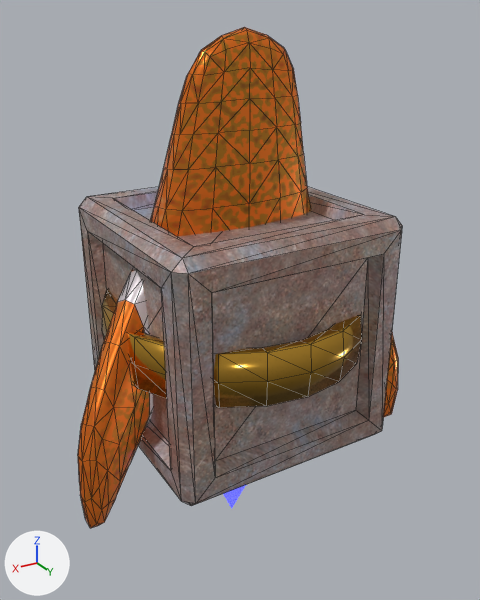
The glTF model assets/models.glb: old version first, new version second.
Camera for both pictures: a camera (50 mm lens) standing at (2.68, 4.58, 2.44) and looking at (-0.06, 0.01, 0.16). Arrows for +X, +Y and +Z are at lower left; the lights stay in place. The older version comes first. Mesh edges are drawn as thin lines. Objects named as collision shapes, trigger or cutter boxes, shadow casters or lower levels of detail are left out. Where no turn or scale is listed for an object, it has been applied to the vertices. Vertices at exactly the same position are counted once.

The older version as bpy lines, for what is in view:
```python
me_cargo_band = bpy.data.meshes.new('cargo-band')
me_cargo_band.from_pydata(...)  # 100 vertices, 160 faces; spans x -1.14..1.14, y -1.14..1.14, z -0.22..0.22
me_cargo_band.materials.append(mat_ring_material_001)  # picture img_ring
me_crate_metal = bpy.data.meshes.new('crate-metal')
me_crate_metal.from_pydata(...)  # 72 vertices, 140 faces; spans x -1.0..1.0, y -1.0..1.0, z -1.0..1.0
me_crate_metal.materials.append(mat_crate)  # picture img_crate
me_ship_display = bpy.data.meshes.new('ship-display')
me_ship_display.from_pydata(...)  # 354 vertices, 704 faces; spans x -1.62..1.62, y -0.57..0.51, z -1.32..2.36
me_ship_display.materials.append(mat_ship_material)
ob_cargo_band = bpy.data.objects.new('cargo-band', me_cargo_band)
ob_cargo_band.location = (0.0, 0.0, 0.0)
ob_crate_metal = bpy.data.objects.new('crate-metal', me_crate_metal)
ob_crate_metal.location = (0.0, 0.0, 0.0)
ob_ship_display = bpy.data.objects.new('ship-display', me_ship_display)
ob_ship_display.location = (0.0, 0.0, 0.0)
```
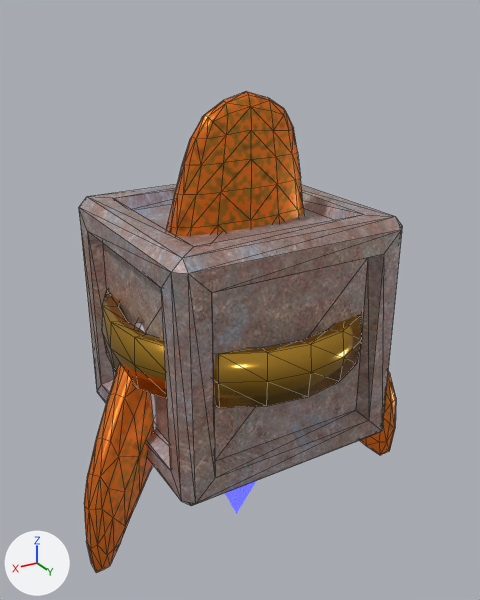
Patch to the scene script:
```diff
--- a/assets/models.glb.py
+++ b/assets/models.glb.py
@@ me_ship_display @@
 # used by ob_ship_display; location = (0.0, 0.0, 0.0)
-me_ship_display.from_pydata(...)  # 354 vertices, 704 faces; spans x -1.62..1.62, y -0.57..0.51, z -1.32..2.36
+me_ship_display.from_pydata(...)  # 354 vertices, 704 faces; spans x -1.62..1.62, y -0.54..0.53, z -1.75..1.92
+# me_ship_display part 1: the whole mesh is moved by (0.0, 0.03, -0.44)
 me_ship_display.materials.append(mat_ship_material)
```

Where the change shows, as pixel boxes [x1, y1, x2, y2] in the pictures (480 x 600 px):
'ship-display', moved: before [78, 27, 398, 528]; after [84, 91, 396, 573]
